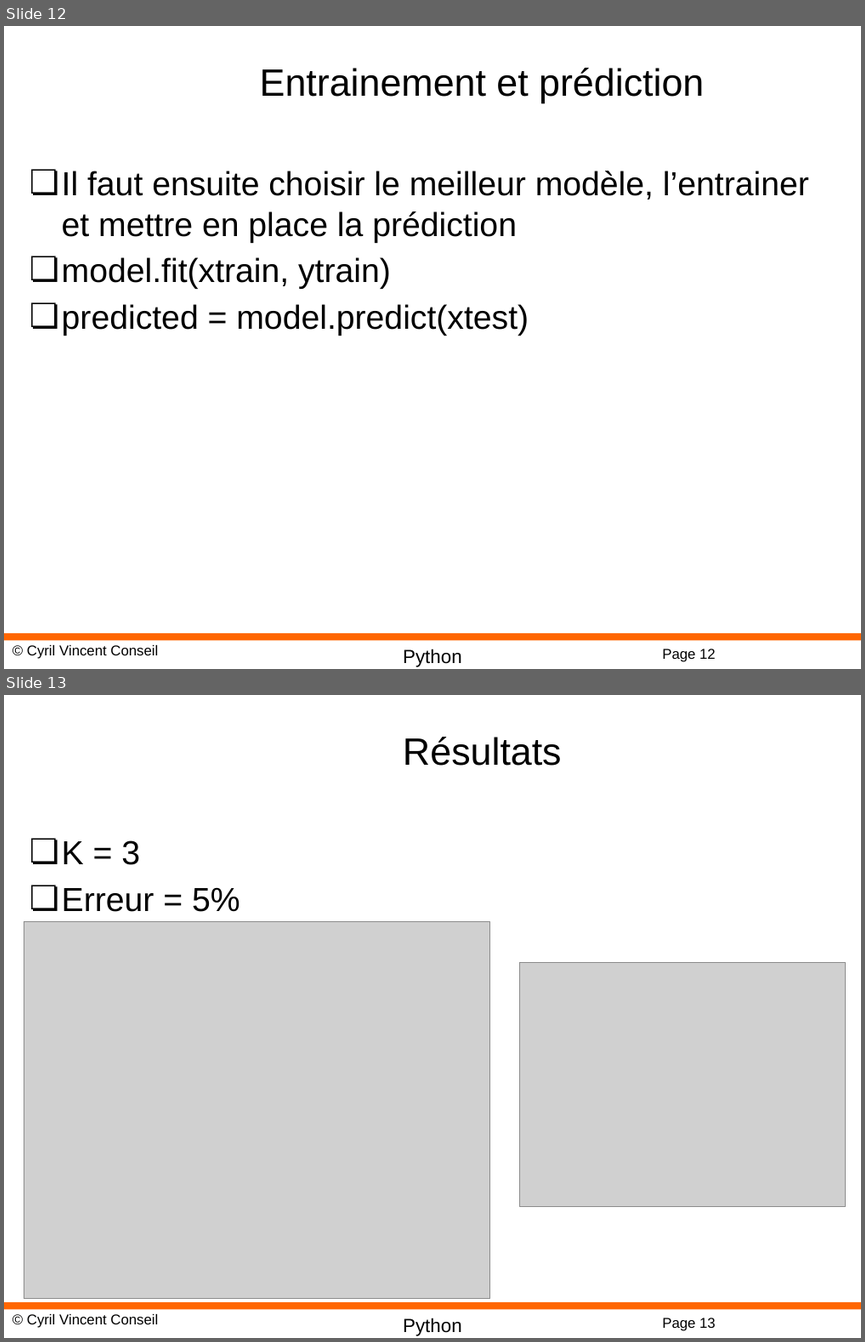
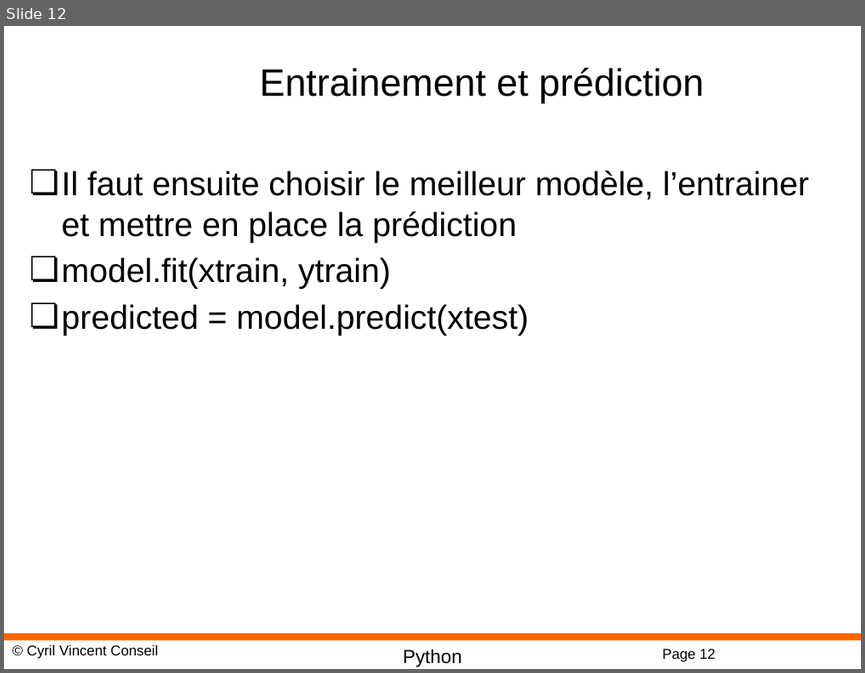
Before and after one commit to cyrilvincent/datascience, a slide deck: ppt/MachineLearning14-KNN.pptx. Shown one above the other, each under a label of ours: slides 12 and 13 before the commit, slide 12 after it. The pictures are 865x1342 and 865x673 pixels, drawn with LibreOffice and Linux fonts; fonts in the diff are those of the drawing; grey boxes stand for pictures; background and template pictures are left out. Boxes give left, top, right and bottom in pixels: in the first picture for what was removed or moved away, otherwise in the second. Text is boxed around its words. In the diff, an @@ line names an element or a change of style, - is before the commit and + after.

```diff
--- a/ppt/MachineLearning14-KNN.pptx
+++ b/ppt/MachineLearning14-KNN.pptx
@@ slide 13 removed at [4,695,861,1338], background #FFFFFF; not listed: 4 template elements that a slide beside it also shows @@
@@ title removed at [403,737,562,766] @@
-Résultats
@@ text removed at [62,840,240,912] @@
-❏ K = 3
-❏ Erreur = 5%
@@ picture removed at [24,921,490,1299] @@
@@ picture removed at [520,962,846,1206] @@
```
Also in this commit, not shown: 3 slides changed, 2 other files.
